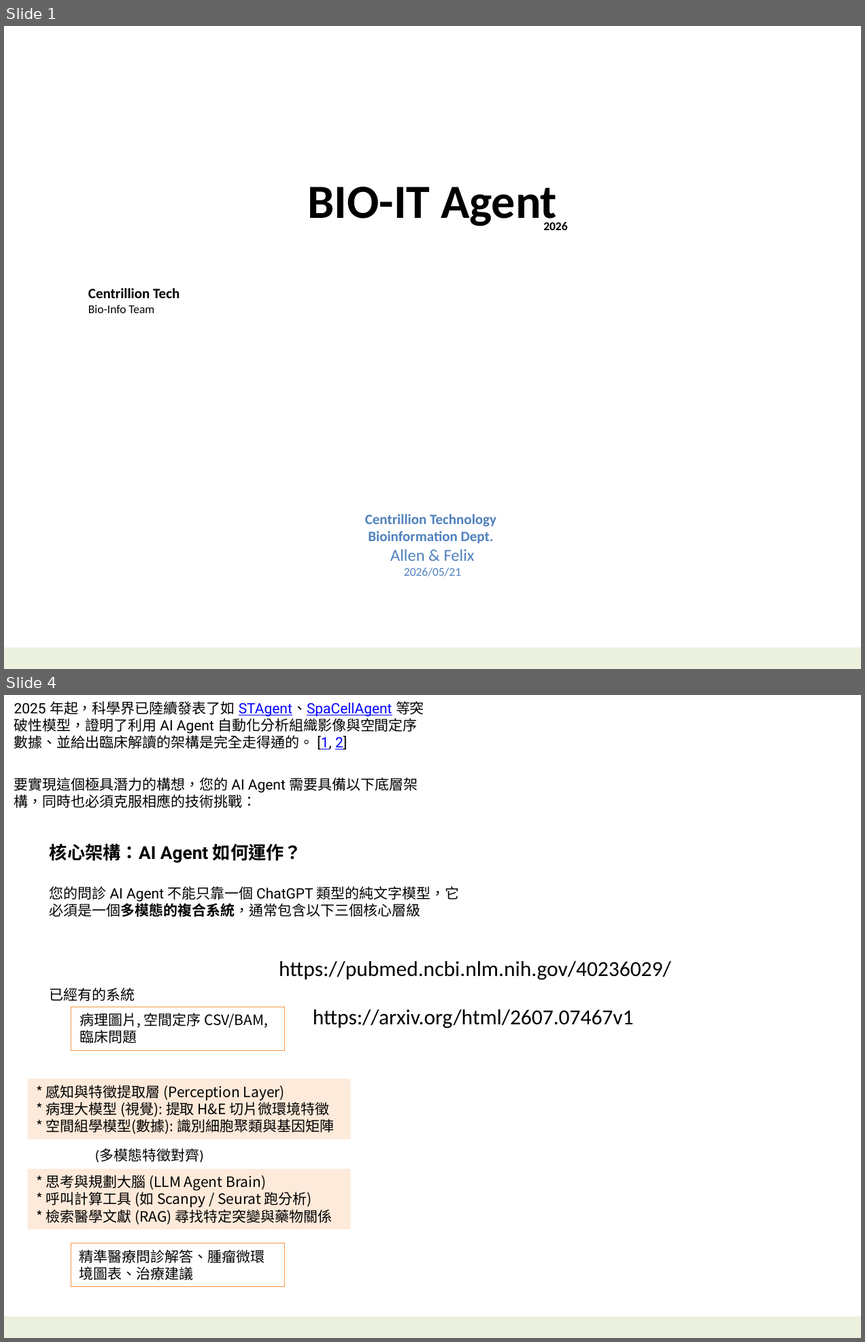
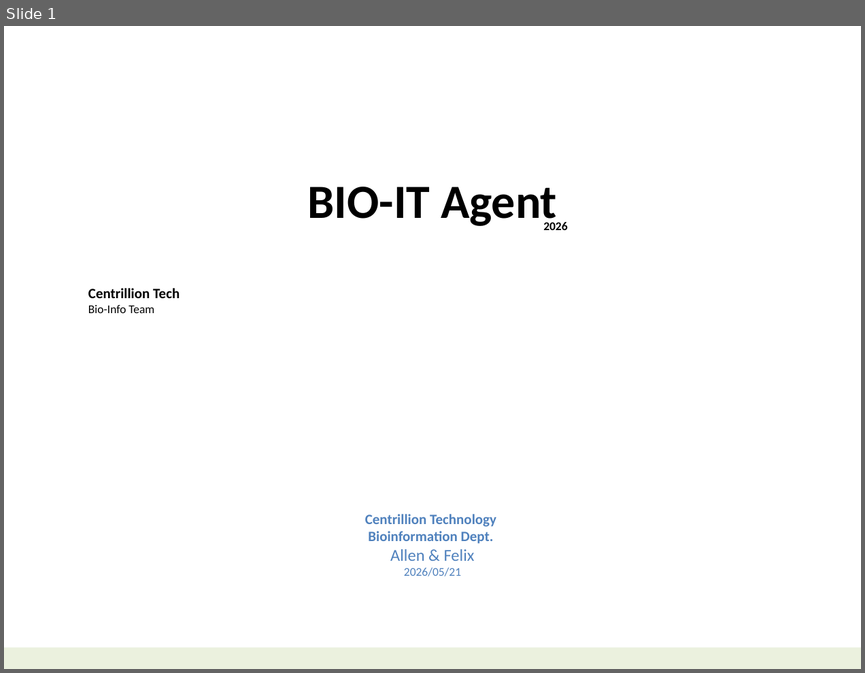
Before and after one commit to navibator/crazy-ai, a slide deck: bio-it-agent.pptx. Shown one above the other, each under a label of ours: slides 1 and 4 before the commit, slide 1 after it; the slides between them are not shown. The pictures are 865x1342 and 865x673 pixels, drawn with LibreOffice and Linux fonts; fonts in the diff are those of the drawing. Boxes give left, top, right and bottom in pixels: in the first picture for what was removed or moved away, otherwise in the second. Text is boxed around its words. In the diff, an @@ line names an element or a change of style, - is before the commit and + after.

Commit message:
bio-it agent

```diff
--- a/bio-it-agent.pptx
+++ b/bio-it-agent.pptx
@@ slide 4 removed at box(4, 695, 861, 1338), background #FFFFFF; not listed: 1 template element that a slide beside it also shows @@
@@ text removed at box(14, 701, 424, 808) @@
-2025 年起，科學界已陸續發表了如 STAgent、SpaCellAgent 等突破性模型，證明了利用 AI Agent 自動化分析組織影像與空間定序數據、並給出臨床解讀的架構是完全走得通的。 [1, 2]
-要實現這個極具潛力的構想，您的 AI Agent 需要具備以下底層架構，同時也必須克服相應的技術挑戰：
@@ text removed at box(50, 843, 460, 1001) @@
-核心架構：AI Agent 如何運作？
-您的問診 AI Agent 不能只靠一個 ChatGPT 類型的純文字模型，它必須是一個多模態的複合系統，通常包含以下三個核心層級
-已經有的系統
@@ text removed at box(279, 961, 671, 980) @@
-https://pubmed.ncbi.nlm.nih.gov/40236029/
@@ rectangle removed at box(71, 1007, 284, 1050) @@
-病理圖片, 空間定序 CSV/BAM,臨床問題
@@ text removed at box(313, 1009, 634, 1028) @@
-https://arxiv.org/html/2607.07467v1
@@ rectangle removed at box(28, 1079, 351, 1140) @@
-* 感知與特徵提取層 (Perception Layer)
-* 病理大模型 (視覺): 提取 H&E 切片微環境特徵
-* 空間組學模型(數據): 識別細胞聚類與基因矩陣
@@ text removed at box(95, 1148, 204, 1162) @@
-(多模態特徵對齊)
@@ rectangle removed at box(28, 1169, 351, 1229) @@
-* 思考與規劃大腦 (LLM Agent Brain)
-* 呼叫計算工具 (如 Scanpy / Seurat 跑分析)
-* 檢索醫學文獻 (RAG) 尋找特定突變與藥物關係
@@ rectangle removed at box(71, 1243, 285, 1286) @@
-精準醫療問診解答、腫瘤微環境圖表、治療建議
```
Also in this commit, not shown: 6 slides added, 5 other slides removed, 4 other files.
